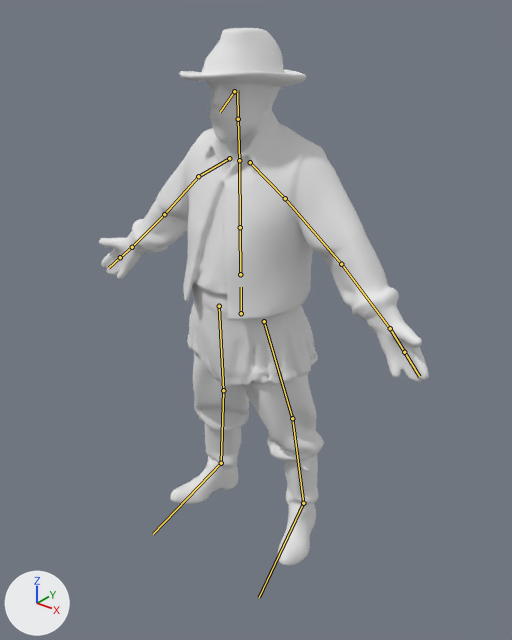
What one commit did to the glTF model godot/modelos/animados/gaucho.glb.
One viewpoint serves both versions: a 50 mm lens placed at (1.375, -1.663, 1.893), pointed at (0.12, -0.094, 0.921). Lighting does not change. The marker at lower left points along +X, +Y and +Z. The first picture is the older version. The bones that bend it are drawn over the model as lines.

Objects in the first picture: 'Cuerpo'.
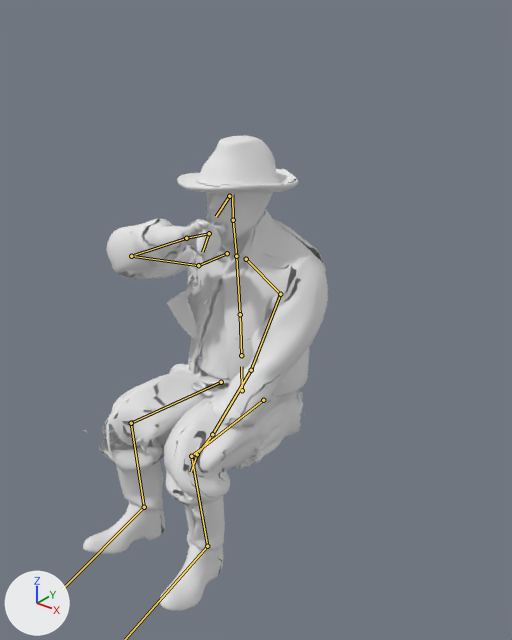
The newer file adds an action. The first version stands in its rest pose; the second is drawn at frame 74 of the action 'mate_sentado'.

Changed parts and their boxes [x1, y1, x2, y2] in the pictures (512 x 640 px):
'Cuerpo', posed (26% narrower, 12% shorter): before [99, 28, 429, 566]; after [83, 136, 328, 611]
bone 'cadera', root to tip: before (241, 313) to (241, 287); after (242, 390) to (241, 366)
bone 'columna', root to tip: before (240, 274) to (240, 227); after (241, 355) to (240, 314)
bone 'pecho', root to tip: before (240, 227) to (239, 160); after (240, 314) to (236, 256)
bone 'cabeza', root to tip: before (238, 119) to (237, 90); after (233, 220) to (232, 194)
bone 'brazo.L', root to tip: before (285, 198) to (341, 264); after (280, 294) to (251, 370)
bone 'antebrazo.L', root to tip: before (341, 264) to (390, 328); after (251, 370) to (212, 434)
bone 'mano.L', root to tip: before (390, 328) to (404, 352); after (212, 434) to (197, 454)
bone 'dedos.L', root to tip: before (404, 352) to (419, 376); after (197, 454) to (191, 472)
bone 'brazo.R', root to tip: before (198, 176) to (164, 214); after (198, 265) to (131, 256)
bone 'antebrazo.R', root to tip: before (164, 214) to (132, 247); after (131, 256) to (186, 238)
bone 'mano.R', root to tip: before (132, 247) to (120, 257); after (186, 238) to (209, 233)
bone 'dedos.R', root to tip: before (120, 257) to (108, 268); after (209, 233) to (202, 252)
bone 'muslo.L', root to tip: before (264, 321) to (292, 418); after (263, 400) to (191, 456)
bone 'pierna.L', root to tip: before (292, 418) to (303, 503); after (191, 456) to (207, 546)
bone 'pie.L', root to tip: before (303, 503) to (259, 597); after (207, 546) to (125, 639)
bone 'muslo.R', root to tip: before (219, 306) to (223, 390); after (221, 382) to (131, 423)
bone 'pierna.R', root to tip: before (223, 390) to (221, 463); after (131, 423) to (144, 507)
bone 'pie.R', root to tip: before (221, 463) to (153, 534); after (144, 507) to (61, 590)

What changed in the scene script:
```text
Change bone_cadera:
    where bone_cadera = bpy.data.objects['Esqueleto'].pose.bones['cadera']
    bone_cadera.location: (0.0, 0.0, 0.0) -> (0.0, -0.3, 0.0)
Change bone_columna:
    where bone_columna = bpy.data.objects['Esqueleto'].pose.bones['columna']  # child of 'cadera'
    bone_columna.rotation_quaternion: (1.0, 0.0, 0.0, 0.0) -> (1.0, 0.017, 0.0, 0.0)  # degrees (0, 0, 0) -> degrees (2, 0, 0)
Change bone_pecho:
    where bone_pecho = bpy.data.objects['Esqueleto'].pose.bones['pecho']  # child of 'columna'
    bone_pecho.rotation_quaternion: (1.0, 0.0, 0.0, 0.0) -> (1.0, 0.017, 0.0, 0.0)  # degrees (0, 0, 0) -> degrees (2, 0, 0)
Change bone_cabeza:
    where bone_cabeza = bpy.data.objects['Esqueleto'].pose.bones['cabeza']  # child of 'cuello'
    bone_cabeza.rotation_quaternion: (1.0, 0.0, 0.0, 0.0) -> (0.999, -0.038, 0.0, 0.0)  # degrees (0, 0, 0) -> degrees (-4, 0, 0)
Change bone_brazo_l:
    where bone_brazo_l = bpy.data.objects['Esqueleto'].pose.bones['brazo.L']  # child of 'clavicula.L'
    bone_brazo_l.rotation_quaternion: (1.0, 0.0, 0.0, 0.0) -> (0.849, -0.528, 0.0, -0.019)  # degrees (0, 0, 0) -> degrees (-64, -1, -2)
Change bone_antebrazo_l:
    where bone_antebrazo_l = bpy.data.objects['Esqueleto'].pose.bones['antebrazo.L']  # child of 'brazo.L'
    bone_antebrazo_l.rotation_quaternion: (1.0, 0.0, 0.0, 0.0) -> (-0.774, -0.041, -0.631, -0.012)  # degrees (0, 0, 0) -> degrees (21, 78, 19)
Change bone_mano_l:
    where bone_mano_l = bpy.data.objects['Esqueleto'].pose.bones['mano.L']  # child of 'antebrazo.L'
    bone_mano_l.rotation_quaternion: (1.0, 0.0, 0.0, 0.0) -> (0.796, 0.0, 0.605, 0.0)  # degrees (0, 0, 0) -> degrees (0, 75, 0)
Change bone_dedos_l:
    where bone_dedos_l = bpy.data.objects['Esqueleto'].pose.bones['dedos.L']  # child of 'mano.L'
    bone_dedos_l.rotation_quaternion: (1.0, 0.0, 0.0, 0.0) -> (0.954, 0.301, 0.0, 0.0)  # degrees (0, 0, 0) -> degrees (35, 0, 0)
Change bone_brazo_r:
    where bone_brazo_r = bpy.data.objects['Esqueleto'].pose.bones['brazo.R']  # child of 'clavicula.R'
    bone_brazo_r.rotation_quaternion: (1.0, 0.0, 0.0, 0.0) -> (0.654, -0.169, 0.0, 0.737)  # degrees (0, 0, 0) -> degrees (-13, 14, 95)
Change bone_antebrazo_r:
    where bone_antebrazo_r = bpy.data.objects['Esqueleto'].pose.bones['antebrazo.R']  # child of 'brazo.R'
    bone_antebrazo_r.rotation_quaternion: (1.0, 0.0, 0.0, 0.0) -> (0.657, 0.614, -0.067, -0.433)  # degrees (0, 0, 0) -> degrees (75, 26, -47)
Change bone_mano_r:
    where bone_mano_r = bpy.data.objects['Esqueleto'].pose.bones['mano.R']  # child of 'antebrazo.R'
    bone_mano_r.rotation_quaternion: (1.0, 0.0, 0.0, 0.0) -> (0.735, 0.0, -0.678, 0.0)  # degrees (0, 0, 0) -> degrees (0, -85, 0)
Change bone_dedos_r:
    where bone_dedos_r = bpy.data.objects['Esqueleto'].pose.bones['dedos.R']  # child of 'mano.R'
    bone_dedos_r.rotation_quaternion: (1.0, 0.0, 0.0, 0.0) -> (0.737, 0.676, 0.0, 0.0)  # degrees (0, 0, 0) -> degrees (85, 0, 0)
Change bone_muslo_l:
    where bone_muslo_l = bpy.data.objects['Esqueleto'].pose.bones['muslo.L']  # child of 'cadera'
    bone_muslo_l.rotation_quaternion: (1.0, 0.0, 0.0, 0.0) -> (-0.627, 0.748, 0.0, 0.219)  # degrees (0, 0, 0) -> degrees (-97, -19, -17)
Change bone_pierna_l:
    where bone_pierna_l = bpy.data.objects['Esqueleto'].pose.bones['pierna.L']  # child of 'muslo.L'
    bone_pierna_l.rotation_quaternion: (1.0, 0.0, 0.0, 0.0) -> (0.62, 0.726, 0.0, 0.298)  # degrees (0, 0, 0) -> degrees (93, -26, 24)
Change bone_pie_l:
    where bone_pie_l = bpy.data.objects['Esqueleto'].pose.bones['pie.L']  # child of 'pierna.L'
    bone_pie_l.rotation_quaternion: (1.0, 0.0, 0.0, 0.0) -> (0.988, -0.069, 0.0, -0.138)  # degrees (0, 0, 0) -> degrees (-8, -1, -16)
Change bone_muslo_r:
    where bone_muslo_r = bpy.data.objects['Esqueleto'].pose.bones['muslo.R']  # child of 'cadera'
    bone_muslo_r.rotation_quaternion: (1.0, 0.0, 0.0, 0.0) -> (-0.634, 0.752, 0.0, -0.181)  # degrees (0, 0, 0) -> degrees (-98, 16, 14)
Change bone_pierna_r:
    where bone_pierna_r = bpy.data.objects['Esqueleto'].pose.bones['pierna.R']  # child of 'muslo.R'
    bone_pierna_r.rotation_quaternion: (1.0, 0.0, 0.0, 0.0) -> (0.623, 0.739, 0.0, -0.257)  # degrees (0, 0, 0) -> degrees (96, 22, -20)
Change bone_pie_r:
    where bone_pie_r = bpy.data.objects['Esqueleto'].pose.bones['pie.R']  # child of 'pierna.R'
    bone_pie_r.rotation_quaternion: (1.0, 0.0, 0.0, 0.0) -> (0.991, -0.107, 0.0, 0.074)  # degrees (0, 0, 0) -> degrees (-12, 1, 8)
```
